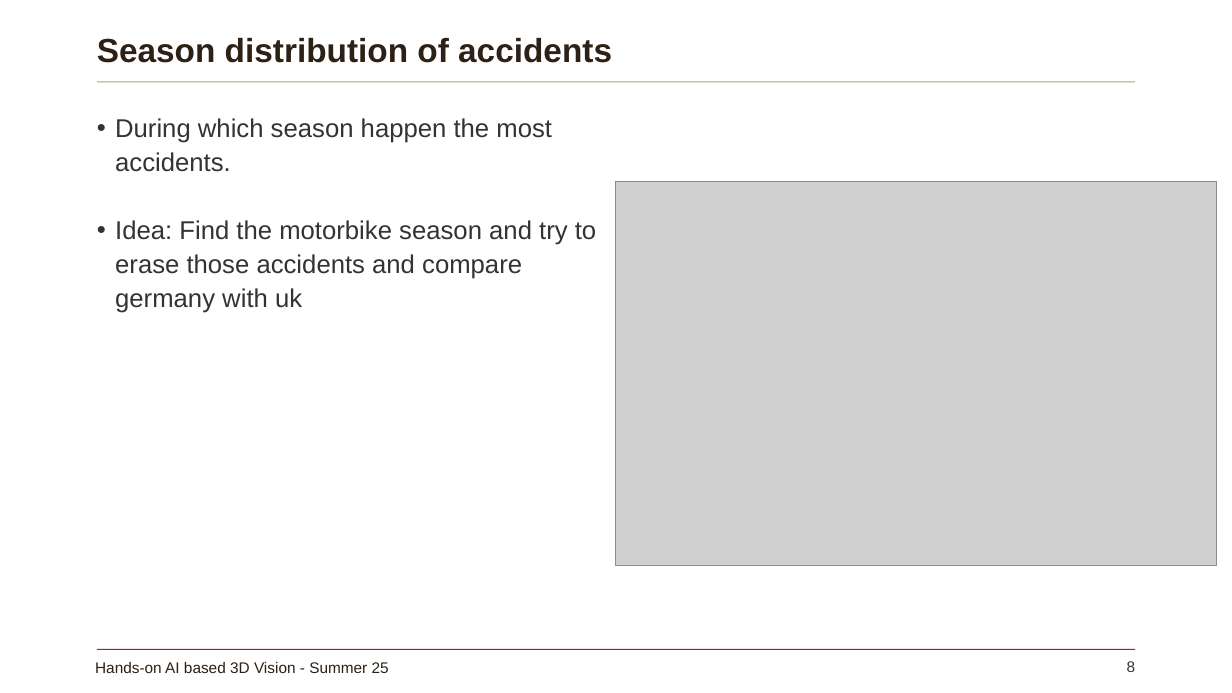
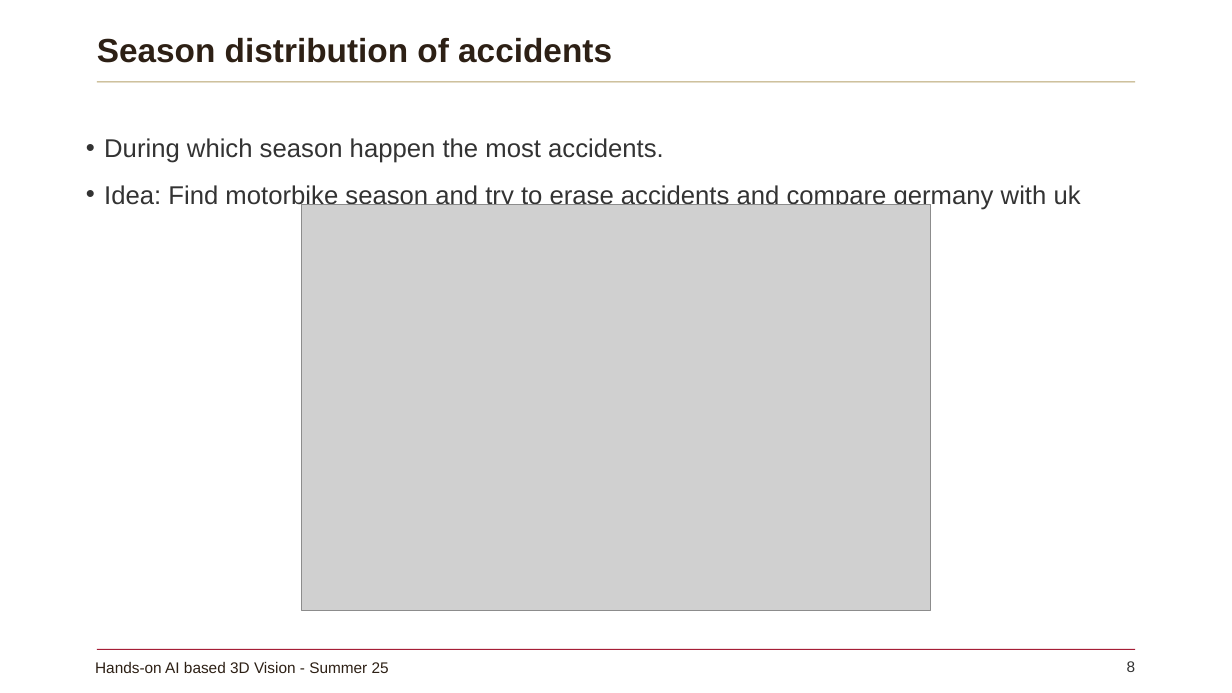
Before and after one commit to d2stcjm4qk-alt/data-lit-project, a slide deck: slide 8 of midterm_presentation.pptx. Drawn at 1232x693 pixels with LibreOffice and Linux fonts; fonts in the diff are those of the drawing; grey boxes stand for pictures; background and template pictures are left out. Boxes give left, top, right and bottom in pixels: in the first picture for what was removed or moved away, otherwise in the second. Text is boxed around its words. In the diff, an @@ line names an element or a change of style, - is before the commit and + after.

```diff
--- a/midterm_presentation.pptx
+++ b/midterm_presentation.pptx
@@ text "During which season happen the ...": place and size @@
-text "During which season happen the ..." at [115, 118, 596, 313]
+text "During which season happen the ..." at [104, 138, 1081, 210]
@@ text at [104, 138, 664, 163]: line spacing 1.1 to 1.5 @@
@@ text at [104, 183, 1081, 210]: text changed @@
-• Idea: Find the motorbike season and try to erase those accidents and compare germany with uk
+• Idea: Find motorbike season and try to erase accidents and compare germany with uk
@@ picture: place and size @@
-picture at [616, 181, 1217, 566]
+picture at [301, 204, 931, 610]
```
Also in this commit, not shown: 2 other slides changed, 2 other files.
